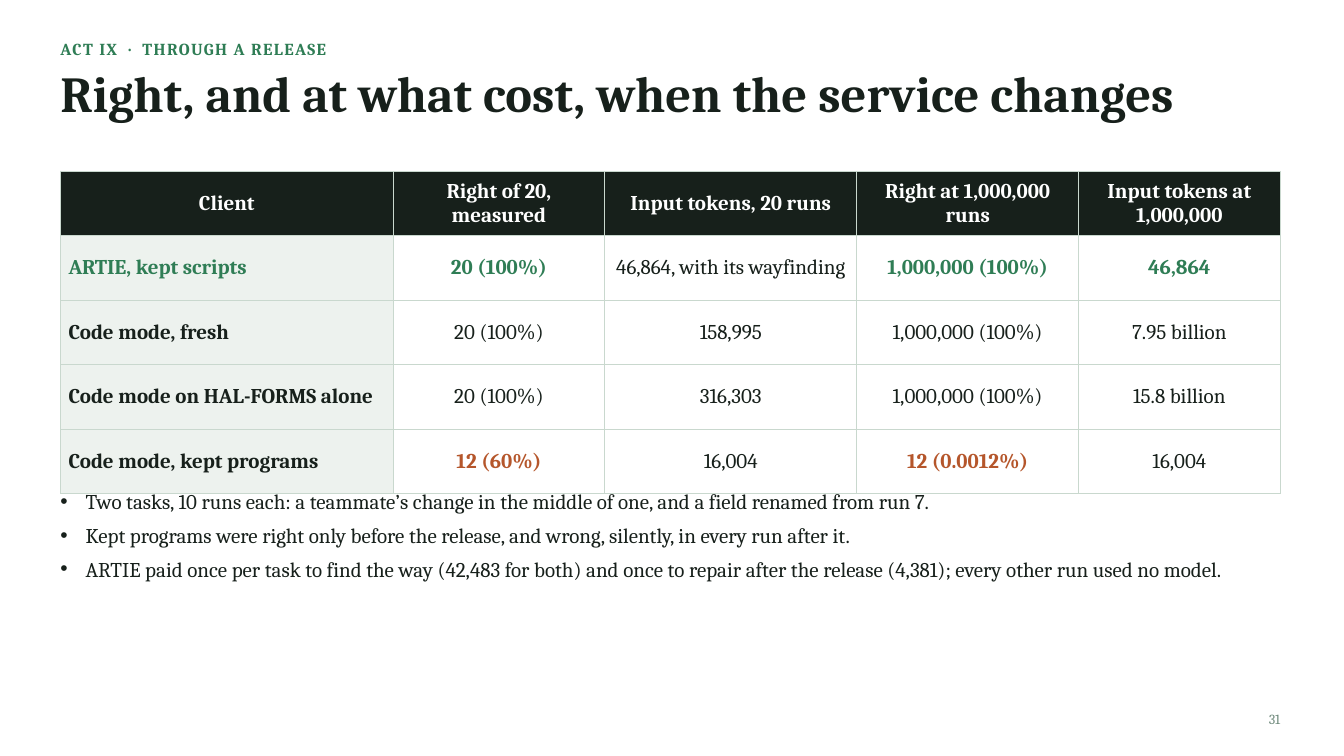
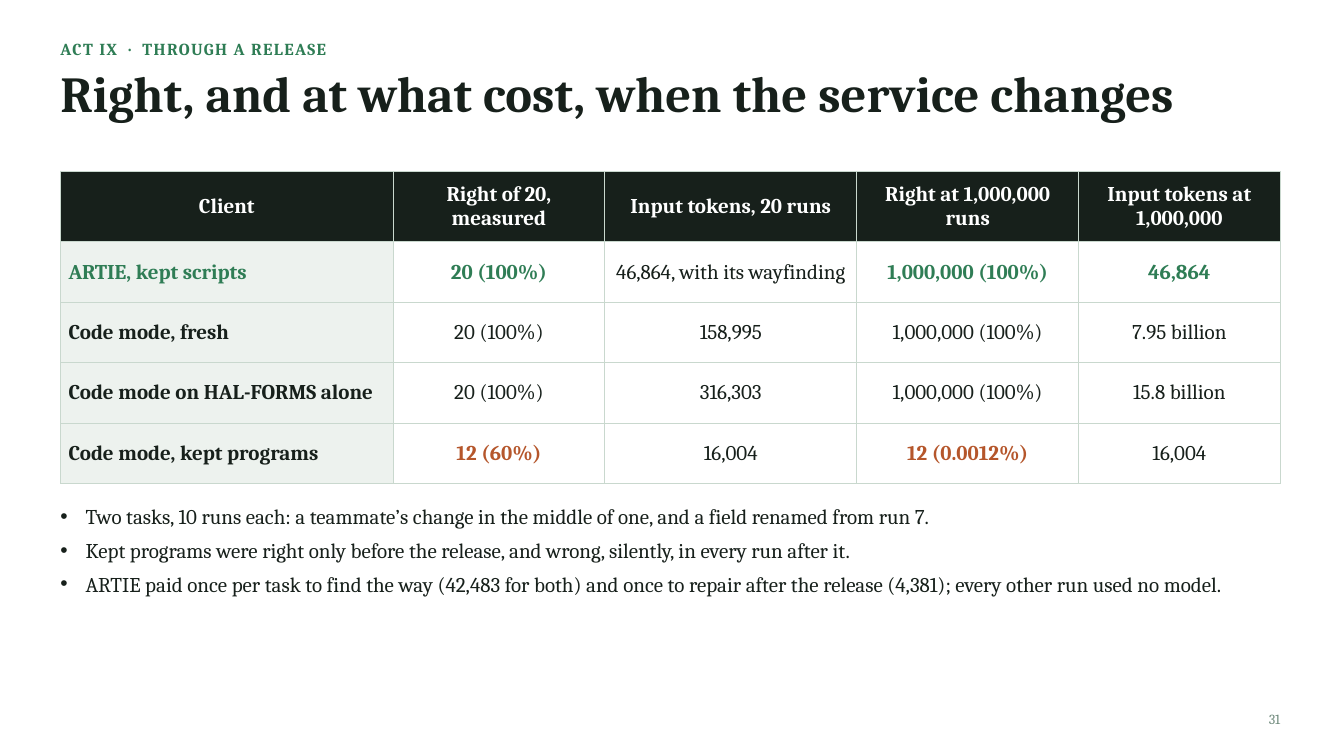
Before and after one commit to JogoShugh/heart-rise-artie, a slide deck: slide 31 of docs/decks/find-the-way-once/find-the-way-once.pptx. Drawn at 1344x756 pixels with LibreOffice and Linux fonts; fonts in the diff are those of the drawing. Boxes give left, top, right and bottom in pixels: in the first picture for what was removed or moved away, otherwise in the second. Text is boxed around its words. In the diff, an @@ line names an element or a change of style, - is before the commit and + after.

```diff
--- a/docs/decks/find-the-way-once/find-the-way-once.pptx
+++ b/docs/decks/find-the-way-once/find-the-way-once.pptx
@@ table: place and size @@
-table at (60, 171, 1280, 477)
+table at (60, 171, 1280, 469)
@@ text "Two tasks, 10 runs each: ..." rewrapped from (86, 490, 1221, 582) to (86, 509, 1221, 597) @@
```
Also in this commit, not shown: 1 other file.
